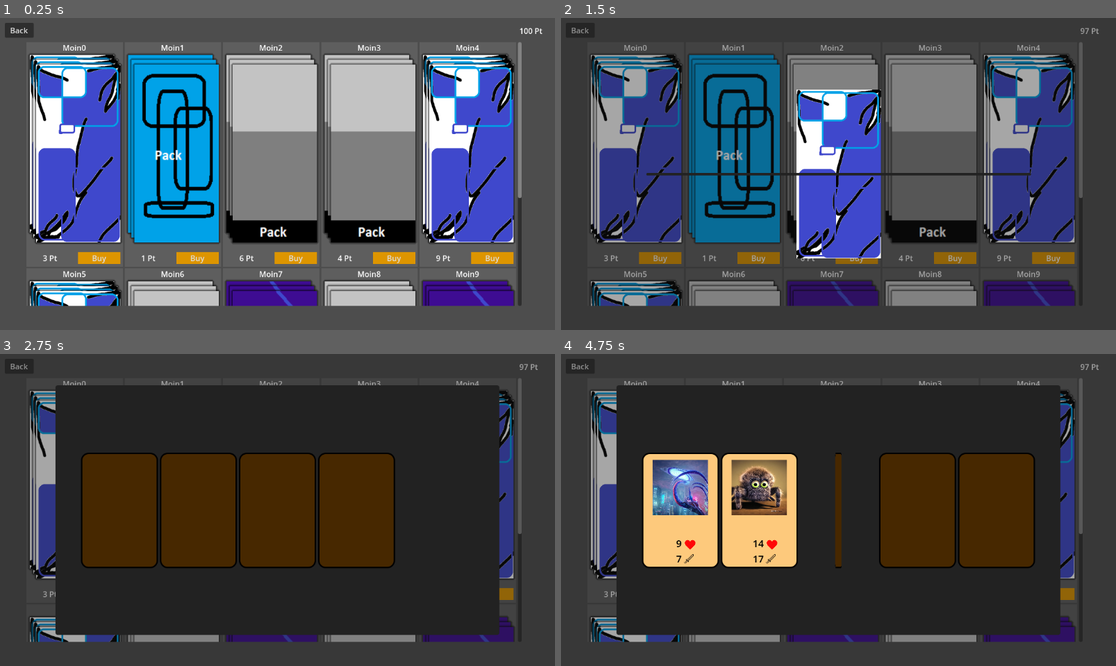
Above: before the commit, frames 1-4 (two rows, left to right).
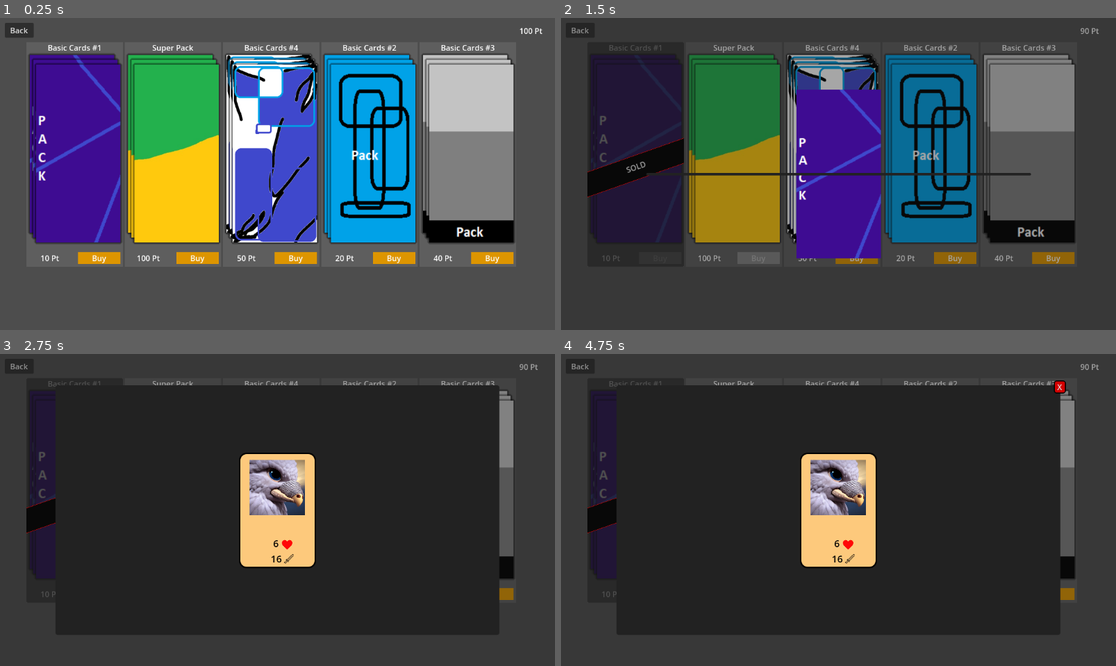
Above: after the commit, the same moments.

Repository: jamklex/first_game
Game: Godot game, scene res://scenes/packages/_main.tscn
Two runs of this game, one before a commit and one after it. Both use one fixed random seed, a clock stepped at 60 frames per second and the inputs below. This scene is started directly instead of the project's main scene.
Inputs (mouse positions are in pixels of both pictures, inside the frame that each line leads up to):
- Up to frame 1 (0.25 s): no input
- Up to frame 2 (1.5 s): click "Buy" at 0.5 s; click "Back" at 1.25 s
- Up to frame 3 (2.75 s): click "Buy" at 2 s
- Up to frame 4 (4.75 s): click "Buy" at 2.75 s; move the mouse to (810, 572) at 3.52 s; click (810, 572) at 3.67 s; move the mouse to (1005, 556) at 4.27 s; click (1005, 556) at 4.42 s

The runs differ from the first frame. In frame 1, 56% of the frame differs, in the area x 5-94%, y 7-93%; in frame 2, 58%, in the area x 4-96%, y 3-93%; in frame 3, 28%; in frame 4, 33%.

Commit message:
packages now can draw real cards!

Diff:
--- a/Deck_Defense/scenes/gameboard/scripts/properties.gd
+++ b/Deck_Defense/scenes/gameboard/scripts/properties.gd
@@ -9,6 +9,7 @@
 var enemyCurrentHp
 var enemy_deck = []
 var enemy_initial = []
+var enemy_level
 
 var selected_card_spot
 var player_hand_node
@@ -20,15 +21,12 @@
 var cards_per_turn = 3;
 
 var CardProperties = preload("res://shared/card/scripts/properties.gd")
-var JsonReader = preload("res://shared/scripts/json_reader.gd").new()
-var PlayerData = "res://data/player.json"
-var EnemyData = "res://data/enemies/%s.json"
 
 func _ready():
 	rng.randomize()
 
 func initialize(level):
-	EnemyData = EnemyData % str(level)
+	enemy_level = level
 	playerMaxHp = 50
 	playerCurrentHp = playerMaxHp
 	enemyMaxHp = 50
@@ -40,7 +38,7 @@
 
 func get_player_deck():
 	var array = []
-	var content = JsonReader.read_json(PlayerData)
+	var content = JsonReader.read_player_data()
 	var active_deck
 	for deck in content["decks"]:
 		if deck["active"] == true:
@@ -50,13 +48,13 @@
 
 func get_player_initial():
 	var array = []
-	var content = JsonReader.read_json(PlayerData)
+	var content = JsonReader.read_player_data()
 	array.append_array(content["initial"])
 	return array
 
 func get_enemy_deck():
 	var array = []
-	var content = JsonReader.read_json(EnemyData)
+	var content = JsonReader.read_enemy_data(enemy_level)
 	var deck = content["deck"]
 	for card in deck:
 		array.append_array(get_cards(card["id"], card["amount"]))
@@ -64,7 +62,7 @@
 
 func get_enemy_initial():
 	var array = []
-	var content = JsonReader.read_json(EnemyData)
+	var content = JsonReader.read_enemy_data(enemy_level)
 	array.append_array(content["initial"])
 	return array
 
--- a/Deck_Defense/scenes/packages/scripts/package.gd
+++ b/Deck_Defense/scenes/packages/scripts/package.gd
@@ -2,21 +2,17 @@
 
 class_name Package
 
-
-# Declare member variables here. Examples:
-# var a = 2
-# var b = "text"
 enum Style {Available, NotEnoughMoney, Sold}
 
 var style = Style.Available
 var price
+var cards
 var numberOfPacks = 10
 var funcObj:Control
 var functionName
 var functionArg
 
 var buyBtn:Button
-#var buyBtnStyle = StyleBoxFlat.new()
 var availableColor = Color.WHITE
 var notAvailableColor = Color.BLACK
 var soldLayer:Panel
@@ -26,8 +22,6 @@
 func _ready():
 	buyBtn = get_node("main/bar/MarginContainer/buyButton")
 	soldLayer = get_node("soldLayer")
-#	buyBtnStyle.bg_color = availableColor
-#	buyBtn.add_theme_stylebox_override("normal", buyBtnStyle)
 
 
 func setName(name):
@@ -39,6 +33,8 @@
 	label.text = String.num_int64(newPrice) + " Pt"
 	price = newPrice
 
+func setCards(newCards):
+	cards = newCards
 
 func setCover(imagePath):
 	var texture = load(imagePath) as Texture2D
@@ -50,10 +46,9 @@
 		cover.texture = texture
 
 
-func setOnClick(target, funcName, arg):
+func setOnClick(target, funcName):
 	funcObj = target
 	functionName = funcName
-	functionArg = arg
 
 
 func setStyle(newStyle):
@@ -63,7 +58,6 @@
 		buyBtn.disabled = false
 		buyBtn.add_theme_color_override("font_color", availableColor)
 		soldLayer.visible = false
-#		buyBtnStyle.bg_color = availableColor
 	else:
 		if style == Style.NotEnoughMoney:
 			buyBtn.text = "Buy"
@@ -73,10 +67,8 @@
 			soldLayer.visible = true
 		buyBtn.add_theme_color_override("font_color", notAvailableColor)
 		buyBtn.disabled = true
-#		buyBtnStyle.bg_color = notAvailableColor
-#	buyBtn.update()
 
 
 func _on_buyButton_pressed():
 	if style == Style.Available:
-		funcObj.call(functionName, functionArg)
+		funcObj.call(functionName, self)
--- a/Deck_Defense/scenes/packages/scripts/packages.gd
+++ b/Deck_Defense/scenes/packages/scripts/packages.gd
@@ -30,34 +30,41 @@
 	_loadPackages()
 	_refreshPoints()
 	_afterResize()
-
+	_refreshPackages()
 
 func _refreshPoints():
 	pointsLabel.text = String.num_int64(points) + " Pt"
 
+func _refreshPackageCards(cards_to_remove, except_pack):
+	for pack in packages:
+		if pack == except_pack:
+			break
+		for id in cards_to_remove:
+			if pack.cards.has(id):
+				pack.cards.erase(id)
 
 func _refreshPackages():
 	for pack in packages:
 		pack = pack as Package
-		if pack.numberOfPacks == 0:
+		if pack.numberOfPacks == 0 or pack.cards.is_empty():
 			pack.setStyle(Package.Style.Sold)
 		elif points < pack.price:
 			pack.setStyle(Package.Style.NotEnoughMoney)
 		else:
 			pack.setStyle(Package.Style.Available)
 
-
 func _loadPackages():
-	for i in 10:
+	var packs = JsonReader.package_paths()
+	var player_card_amounts = flat_map(JsonReader.read_player_data()["cards"])
+	for pack in packs:
+		var pack_data = JsonReader.read_json(pack)
+		var card_difference = card_difference(player_card_amounts, pack_data["cards"])
 		var newPackage = packageScene.instantiate() as Package
-		var name = "Moin" + String.num_int64(i)
-		var price = rng.randi_range(1,10)
-		var coverIndex = String.num_int64(rng.randi_range(1,4))
-		var imagePath = "res://data/packs/covers/cover" + coverIndex + ".png"
-		newPackage.setCover(imagePath)
-		newPackage.setName(name)
-		newPackage.setPrice(price)
-		newPackage.setOnClick(self, "onBuyButton", i)
+		newPackage.setCover(pack_data["image"])
+		newPackage.setName(pack_data["name"])
+		newPackage.setPrice(pack_data["price"])
+		newPackage.setCards(card_difference)
+		newPackage.setOnClick(self, "onBuyButton")
 		packageHolder.add_child(newPackage)
 		packages.append(newPackage)
 		if minPackageHeight == -1:
@@ -65,20 +72,43 @@
 			minPackageWidth = rect[0]
 			minPackageHeight = rect[1]
 
-
-func onBuyButton(packageIndex):
-	var selectedPackage = packages[packageIndex] as Package
+func flat_map(card_info_array):
+	var card_dict = {} as Dictionary
+	for card_info in card_info_array:
+		card_dict[card_info["id"]] = card_info["amount"]
+	return card_dict
+
+func card_difference(player_cards, pack_cards):
+	var remaining_cards = []
+	for id in pack_cards:
+		var properties = CardProperties.of(id) as CardProperties
+		var max = properties.max_owned
+		if player_cards.has(id):
+			max = max(0, max - player_cards[id])
+		for x in max:
+			remaining_cards.append(id)
+	return remaining_cards
+
+func onBuyButton(selectedPackage):
 	points -= selectedPackage.price
 	selectedPackage.numberOfPacks -= 1
-	_refreshPoints()
-	_refreshPackages()
+	var cards_for_player = []
 	var scrollWrapper = resultCardHolder.get_parent().get_parent() as ScrollContainer
 	scrollWrapper.vertical_scroll_mode = ScrollContainer.SCROLL_MODE_DISABLED
 	for i in 5:
+		var relevant_cards = selectedPackage.cards
+		if relevant_cards.is_empty():
+			break
 		var packageCard = packageCardScene.instantiate() as PackageCard
-		packageCard.get_node("front").initialize_from_id(rng.randi_range(1,20))
+		var random_card_id = relevant_cards.pop_at(rng.randi_range(0, relevant_cards.size()-1))
+		cards_for_player.append(random_card_id)
+		packageCard.get_node("front").initialize_from_id(random_card_id)
 		resultCardHolder.add_child(packageCard)
 		packageCard.setVisibility(false)
+	_refreshPoints()
+	JsonReader.add_player_cards(cards_for_player)
+	_refreshPackageCards(cards_for_player, selectedPackage)
+	_refreshPackages()
 	playOpeningAnimation(selectedPackage)
 
 
--- a/Deck_Defense/shared/scripts/json_reader.gd
+++ b/Deck_Defense/shared/scripts/json_reader.gd
@@ -1,5 +1,31 @@
 extends Node
+
+const PlayerData = "res://data/player.json"
+const EnemyData = "res://data/enemies/%s.json"
+const PackagePath = "res://data/packs/%s"
 
 func read_json(path):
 	var file = FileAccess.open(path, FileAccess.READ)
 	return JSON.parse_string(file.get_as_text())
+
+func read_player_data():
+	return read_json(PlayerData)
+
+func read_enemy_data(level):
+	return read_json(EnemyData % level)
+
+func package_paths():
+	var files = []
+	var dir = DirAccess.open(PackagePath % "")
+	if dir:
+		dir.list_dir_begin()
+		var file_name = dir.get_next()
+		while file_name != "":
+			if !dir.current_is_dir() and file_name.ends_with(".json"):
+				files.append(PackagePath % file_name)
+			file_name = dir.get_next()
+	return files
+
+func add_player_cards(cards_for_player):
+	print("should add " + str(cards_for_player) + " to player cards")
+	pass
